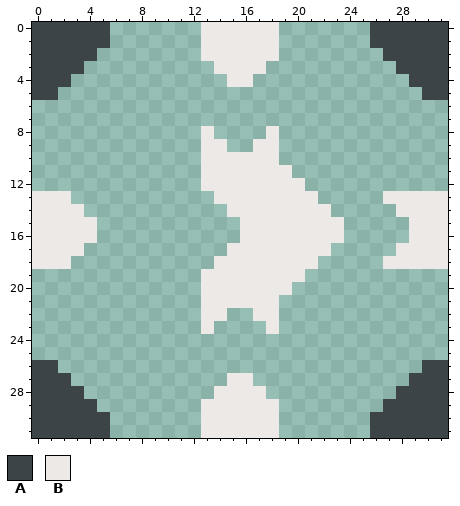
Pixel-art sprite: sprites/blocks/distribution/ducts/whitorite-duct-top-3.png. Above is the file before it was changed.
The file is 32x32 pixels.
Palette (. is transparent): A #3c4448  B #ece9e7
Pixels before, first column x 0:
 0 AAAAAA.......BBBBBB.......AAAAAA
 1 AAAAAA.......BBBBBB.......AAAAAA
 2 AAAAA........BBBBBB........AAAAA
 3 AAAA..........BBBB..........AAAA
 4 AAA............BB............AAA
 5 AA............................AA
 6 ................................
 7 ................................
 8 .............B....B.............
 9 .............BB..BB.............
10 .............BBBBBB.............
11 .............BBBBBBB............
12 .............BBBBBBBB...........
13 BBB...........BBBBBBBB.....BBBBB
14 BBBB...........BBBBBBBB.....BBBB
15 BBBBB...........BBBBBBBB.....BBB
16 BBBBB...........BBBBBBBB.....BBB
17 BBBB...........BBBBBBBB.....BBBB
18 BBB...........BBBBBBBB.....BBBBB
19 .............BBBBBBBB...........
20 .............BBBBBBB............
21 .............BBBBBB.............
22 .............BB..BB.............
23 .............B....B.............
24 ................................
25 ................................
26 AA............................AA
27 AAA............BB............AAA
28 AAAA..........BBBB..........AAAA
29 AAAAA........BBBBBB........AAAAA
30 AAAAAA.......BBBBBB.......AAAAAA
31 AAAAAA.......BBBBBB.......AAAAAA
Once edited:
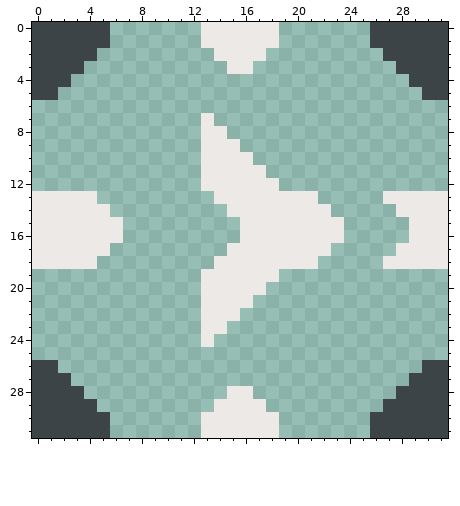
The exact change:
Changed rows in their new state; - is an unchanged pixel.
first column x 3:
 2 ----------.----.--
 3 -----------.--.---
 4 ------------..----
 7 ----------B-------
 8 -----------B---.--
 9 ------------B-..--
10 --------------..--
11 ---------------..-
12 ----------------..
13 BB----------------
14 -BB---------------
15 --BB--------------
16 --BB--------------
17 -BB---------------
18 BB----------------
19 ----------------..
20 ---------------..-
21 --------------..--
22 ------------B-..--
23 -----------B---.--
24 ----------B-------
27 ------------..----
28 -----------.--.---
29 ----------.----.--
Pixel boxes of the changes (left, top, right, bottom) in both pictures:
changed: (201, 48, 305, 191)
added: (71, 191, 123, 269)
changed: (201, 269, 305, 412)
